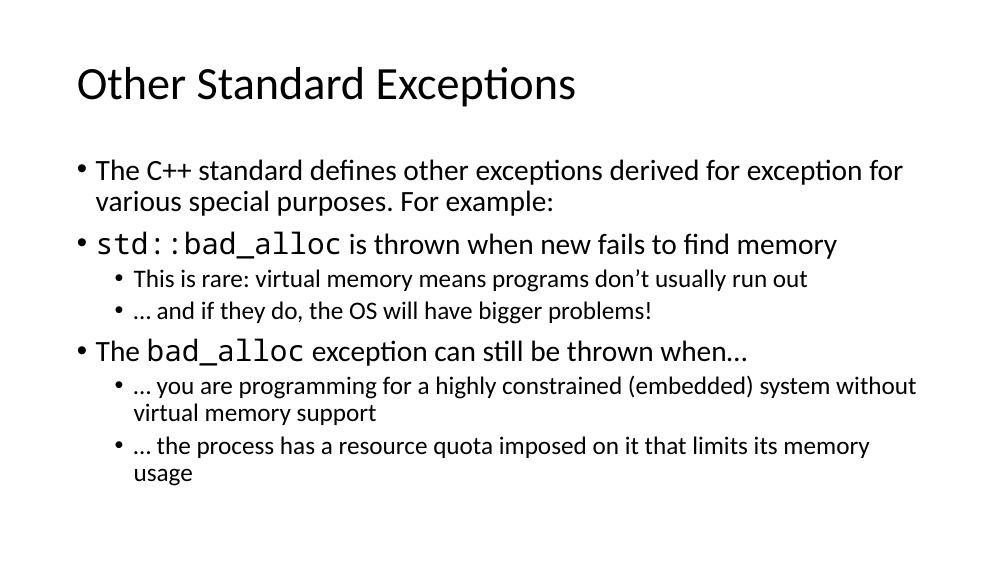
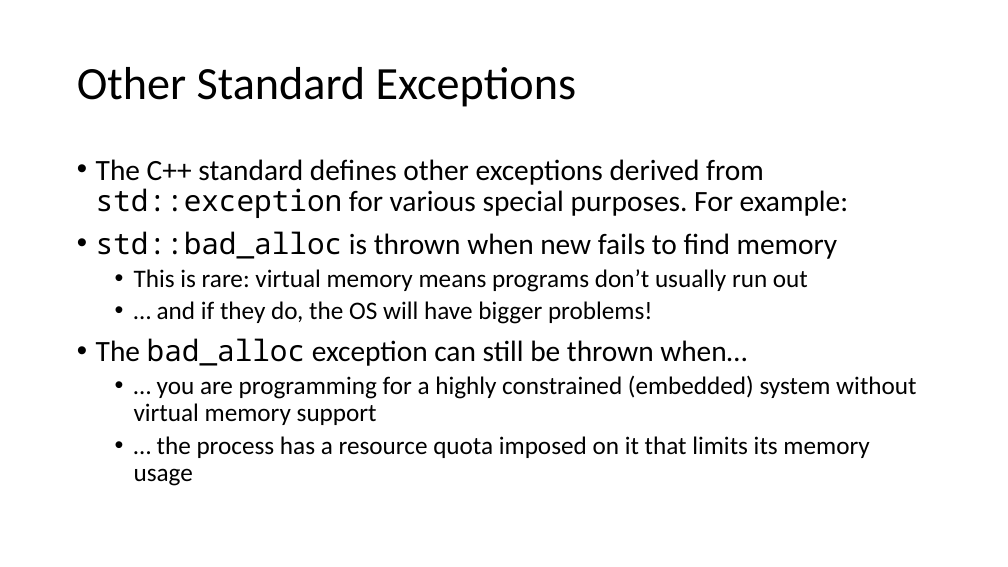
Before and after one commit to pchapin/cpp, a slide deck: slide 29 of Presentations/Exceptions.pptx. Drawn at 1008x567 pixels with LibreOffice and Linux fonts; fonts in the diff are those of the drawing. Boxes give left, top, right and bottom in pixels: in the first picture for what was removed or moved away, otherwise in the second. Text is boxed around its words. In the diff, an @@ line names an element or a change of style, - is before the commit and + after.

Commit message:
Various updates on the Smart Pointers presentation and the Exceptions presentations.

```diff
--- a/Presentations/Exceptions.pptx
+++ b/Presentations/Exceptions.pptx
@@ text at [96, 159, 848, 218]: text changed @@
-• The C++ standard defines other exceptions derived for exception for various special purposes. For example:
+• The C++ standard defines other exceptions derived from std::exception for various special purposes. For example:
```
Also in this commit, not shown: 4 other slides changed, 2 slides added, 1 other file.
